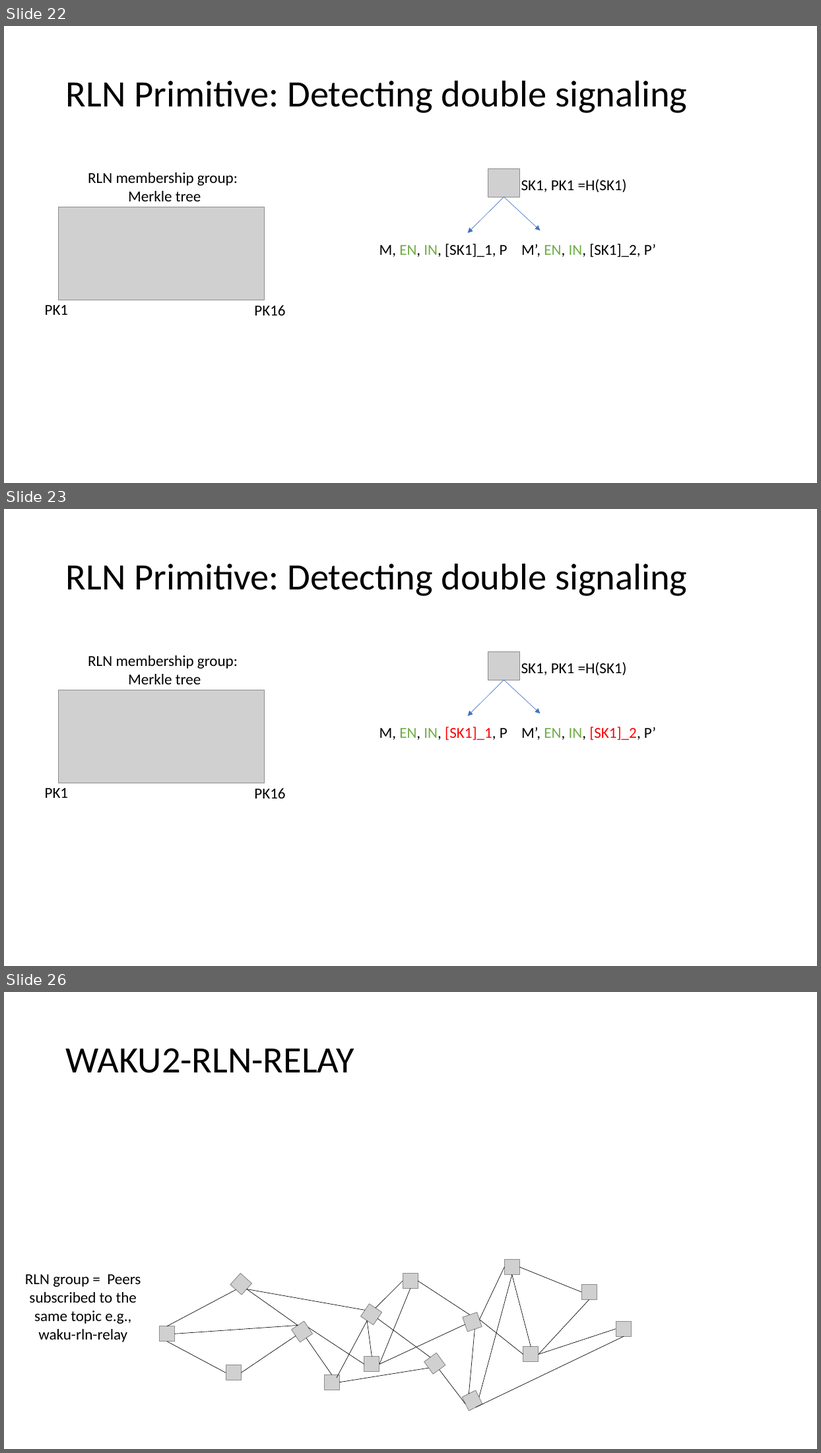
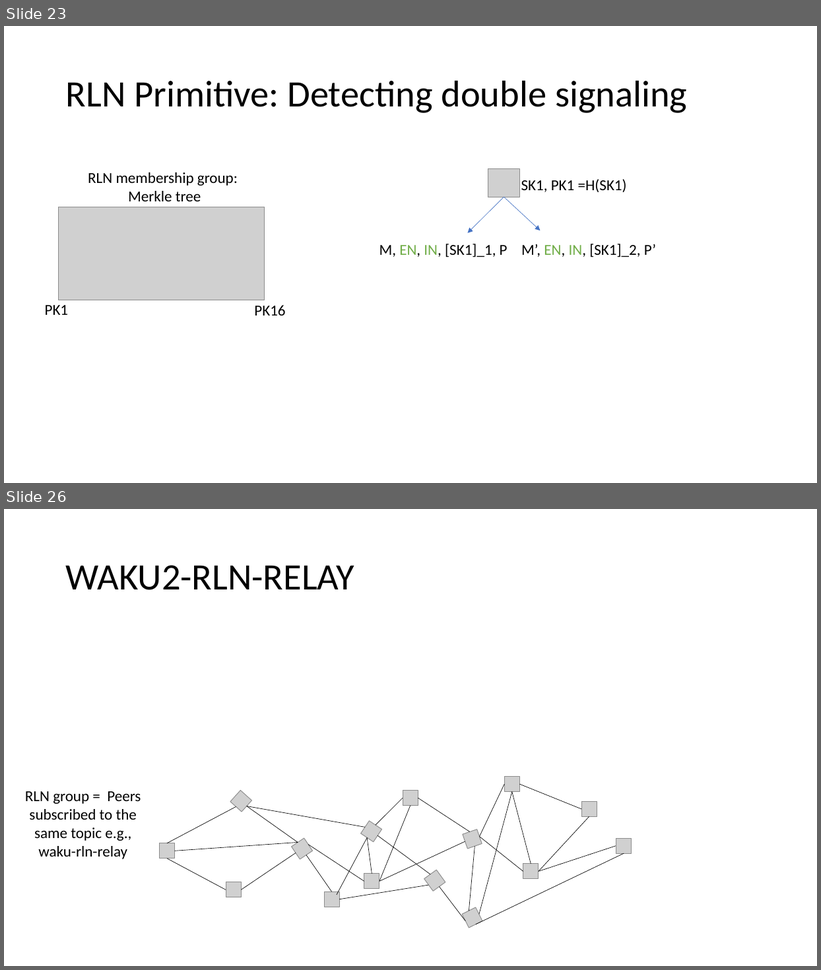
Before and after one commit to vacp2p/research, a slide deck: rln-research/presentations/11-2021-Tokenmics-Waku-rln-relay.pptx. Shown one above the other, each under a label of ours: slides 22, 23 and 26 before the commit, slides 23 and 26 after it; the slides between them are not shown. The pictures are 821x1453 and 821x970 pixels, drawn with LibreOffice and Linux fonts; fonts in the diff are those of the drawing; grey boxes stand for pictures. Boxes give left, top, right and bottom in pixels: in the first picture for what was removed or moved away, otherwise in the second. Text is boxed around its words. In the diff, an @@ line names an element or a change of style, - is before the commit and + after.

```diff
--- a/rln-research/presentations/11-2021-Tokenmics-Waku-rln-relay.pptx
+++ b/rln-research/presentations/11-2021-Tokenmics-Waku-rln-relay.pptx
@@ slide 23 removed at (4, 509, 817, 966), background #FFFFFF @@
@@ title removed at (66, 563, 687, 596) @@
-RLN Primitive: Detecting double signaling
@@ text removed at (88, 656, 238, 685) @@
-RLN membership group:
-Merkle tree
@@ picture removed at (488, 652, 520, 681) @@
@@ text removed at (521, 662, 627, 675) @@
-SK1, PK1 =H(SK1)
@@ arrow removed from (504, 680) to (467, 716) @@
@@ arrow removed from (504, 680) to (540, 714) @@
@@ picture removed at (58, 690, 265, 783) @@
@@ text removed at (380, 727, 508, 740) @@
-M, EN, IN, [SK1]_1, P
@@ text removed at (521, 727, 656, 740) @@
-M’, EN, IN, [SK1]_2, P’
@@ text removed at (45, 788, 69, 798) @@
-PK1
@@ text removed at (254, 788, 285, 799) @@
-PK16
@@ what was slide 22 is now slide 23 @@
```
Also in this commit, not shown: 6 slides changed, 2 slides added, 1 other slide removed.
